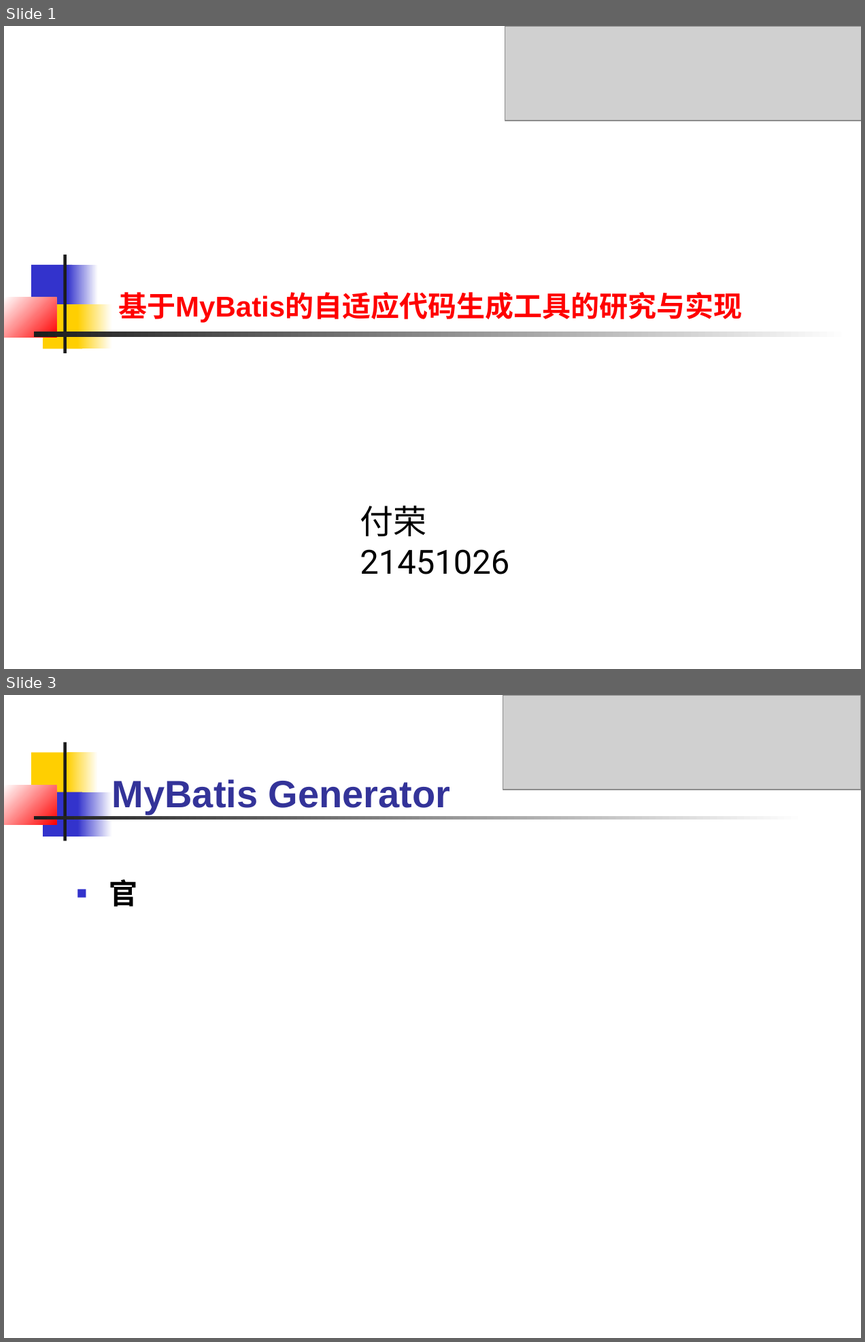
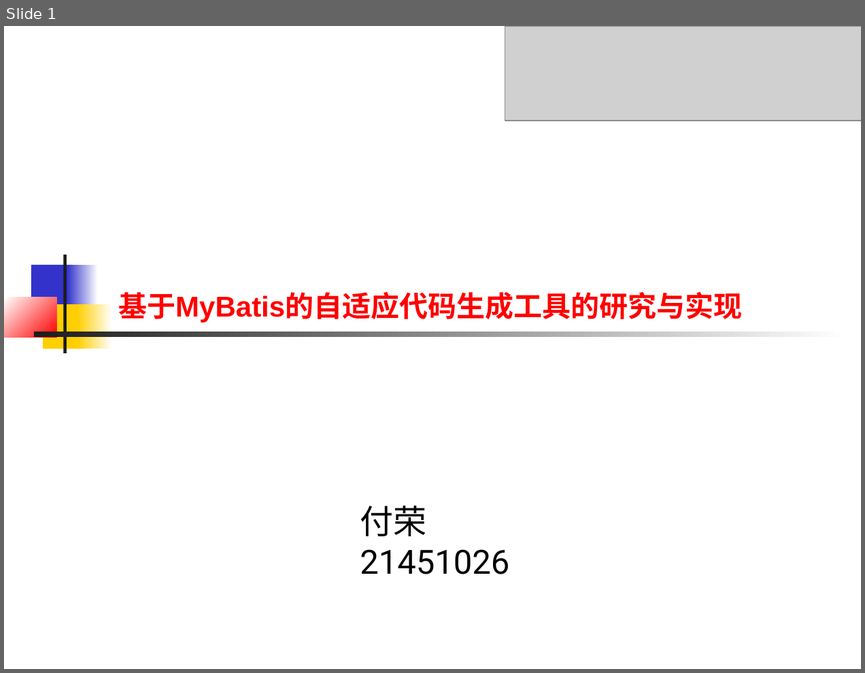
Before and after one commit to connLAN/zjuResource, a slide deck: 毕业论文/开题报告论证会-材料/开题论证会-付荣.ppt. Shown one above the other, each under a label of ours: slides 1 and 3 before the commit, slide 1 after it; the slides between them are not shown. The pictures are 865x1342 and 865x673 pixels, drawn with LibreOffice and Linux fonts; fonts in the diff are those of the drawing; grey boxes stand for pictures. Boxes give left, top, right and bottom in pixels: in the first picture for what was removed or moved away, otherwise in the second. Text is boxed around its words. In the diff, an @@ line names an element or a change of style, - is before the commit and + after.

```diff
--- a/毕业论文/开题报告论证会-材料/开题论证会-付荣.ppt
+++ b/毕业论文/开题报告论证会-材料/开题论证会-付荣.ppt
@@ slide 3 removed at box(4, 695, 861, 1338), background #FFFFFF @@
@@ picture removed at box(502, 695, 861, 790) @@
@@ rectangle removed at box(31, 752, 73, 797) @@
@@ rectangle removed at box(63, 742, 66, 841) @@
@@ rectangle removed at box(67, 752, 99, 797) @@
@@ rectangle removed at box(4, 785, 56, 824) @@
@@ rectangle removed at box(43, 792, 82, 836) @@
@@ rectangle removed at box(77, 792, 112, 836) @@
@@ text removed at box(112, 779, 451, 815) @@
-MyBatis Generator
@@ rectangle removed at box(34, 817, 805, 820) @@
@@ text removed at box(109, 879, 137, 906) @@
-■ 官
```
Also in this commit, not shown: 9 slides added, 10 other slides removed, 1 other file.
